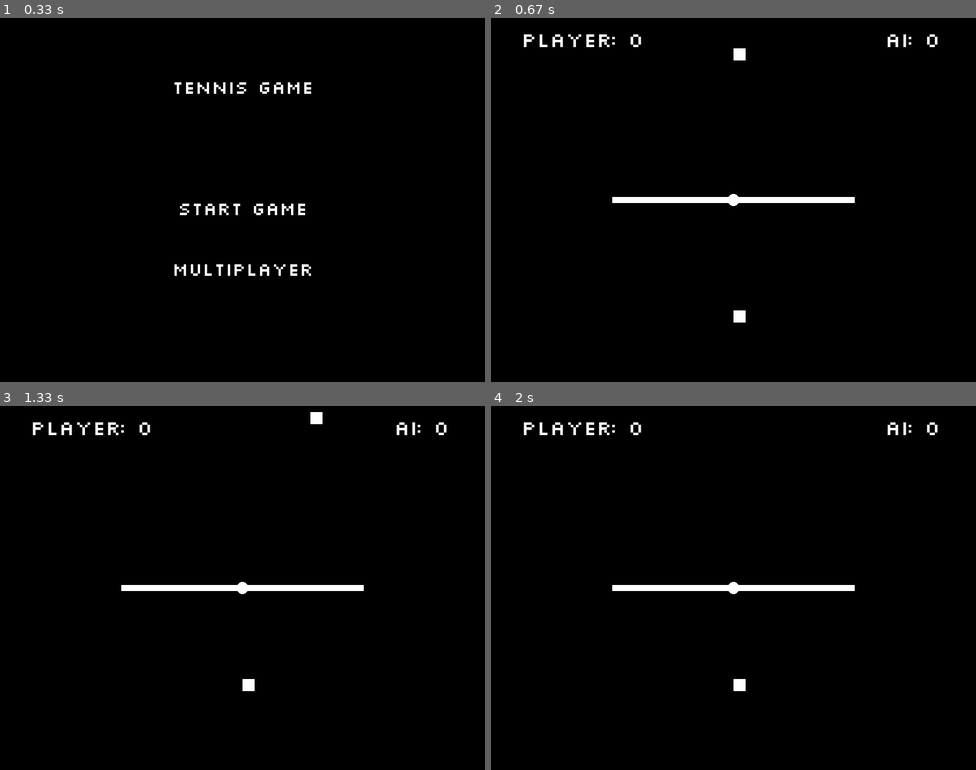
Above: before the commit, frames 1-4 (two rows, left to right).
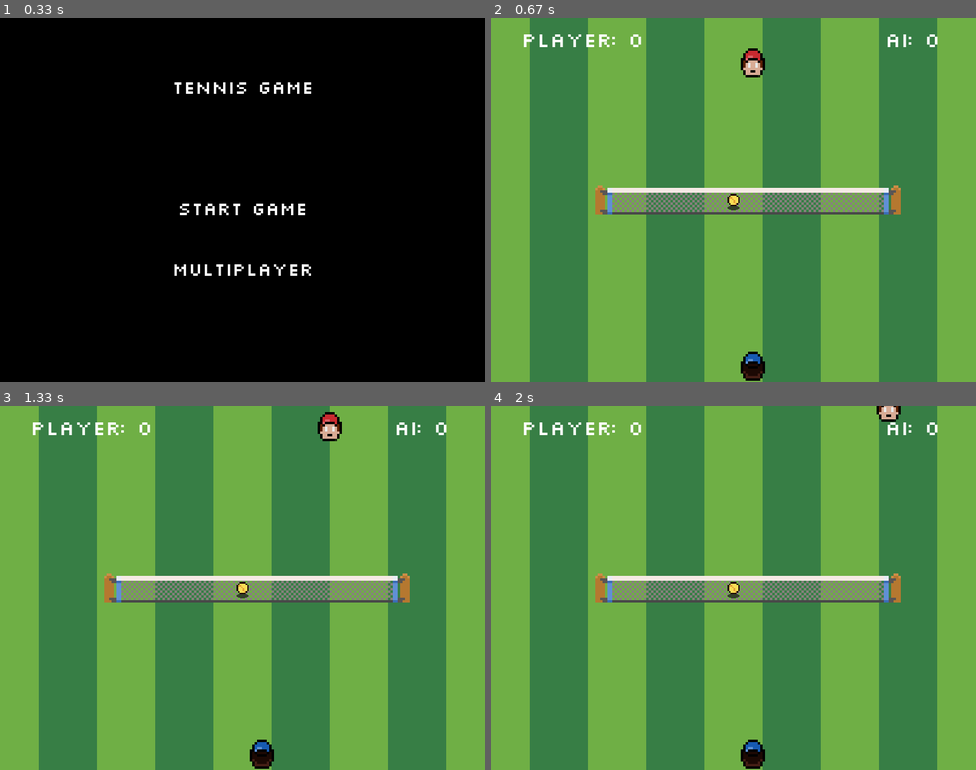
Above: after the commit, the same moments.

Repository: nickbarrie/pygame-tennis
Game: pygame game, started from game.py
Two runs of this game, one before a commit and one after it. Both use one fixed random seed, a clock stepped at 60 frames per second and the inputs below.
Inputs (mouse positions are in pixels of both pictures, inside the frame that each line leads up to):
- Up to frame 1 (0.33 s): no input
- Up to frame 2 (0.67 s): click "Start Game" at 0.38 s
- Up to frame 3 (1.33 s): hold D 0.67-1.13 s; move the mouse to (223, 602) at 0.7 s; hold W from 1.17 s (still down)
- Up to frame 4 (2 s): release W at 1.47 s; hold D 1.5-1.97 s

Frame 1 is identical in both runs. In frame 2, 99% of the frame differs, in the area x 0-100%, y 0-100%; in frame 3, 99%; in frame 4, 99%.

Commit message:
added graphics

Diff:
--- a/ball.py
+++ b/ball.py
@@ -1,12 +1,13 @@
 import pygame
-from settings import WINDOW_WIDTH, WINDOW_HEIGHT, WHITE
+from settings import WINDOW_WIDTH, WINDOW_HEIGHT, WHITE, SCALE_FACTOR, SPRITE_WIDTH, GRAY
 
 
-class Ball:
+class Ball(pygame.sprite.Sprite):
 
 
 
-    def __init__(self, x, y, z, radius):
+    def __init__(self,sprite_sheet, x, y, z, radius):
+        super().__init__()
         self.x = x
         self.y = y
         self.z = z
@@ -19,6 +20,17 @@
         self.hit_cooldown = 500
         self.bounce_count = 0
         self.in_play = False
+        self.angle = 0
+
+        if sprite_sheet is not None:
+            self.image = pygame.Surface((SPRITE_WIDTH, SPRITE_WIDTH), pygame.SRCALPHA)
+            self.image.blit(sprite_sheet, (0, 0), (5 * SPRITE_WIDTH, 0, SPRITE_WIDTH, SPRITE_WIDTH))
+
+            self.rect = self.image.get_rect()  # Create a rect from the image size
+            self.rect.center = (x, y)  # Set initial position
+        else:
+            self.rect = pygame.Rect(x - radius, y - radius, radius , radius )
+            self.rect.center = (x, y)
 
     def check_net_collision(self, net):
         if self.z <= net.height:
@@ -69,14 +81,25 @@
             self.speed_z *= -0.8
             self.bounce_count += 1
 
+    def apply_spin(self):
+        if self.speed_y > 0:
+            self.angle -= 5  # Spin clockwise when moving down
+        else:
+            self.angle += 5  # Spin counter-clockwise when moving up
+
+        self.angle %= 360
+
     def move(self):
         self.x += self.speed_x
         self.y += self.speed_y
         self.z += self.speed_z
 
+        self.rect.center = (self.x, self.y)
+
         self.apply_bounce()
         self.apply_friction()
         self.apply_gravity()
+        self.apply_spin()
 
 
     def scale_radius(self, min_z, max_z, min_radius, max_radius):
@@ -84,12 +107,36 @@
         return min_radius + (max_radius - min_radius) * ((z - min_z) / (max_z - min_z))
 
     def draw(self,screen):
+
         min_z = 0
         max_z = 100
         min_radius = 10
         max_radius = 30
         scaled_radius = self.scale_radius(min_z, max_z, min_radius, max_radius)
-        pygame.draw.circle(screen, WHITE, (int(self.x), int(self.y)), int(scaled_radius))
+
+
+        scaled_image = pygame.transform.scale(self.image, (int(SCALE_FACTOR * scaled_radius), int(SCALE_FACTOR * scaled_radius)))
+        scaled_rotated_image = pygame.transform.rotate(scaled_image, self.angle)
+        rotated_rect = scaled_rotated_image.get_rect(center=(self.x, self.y))
+
+
+            # Draw the shadow
+        shadow_width = int(scaled_radius * (2 - self.z / max_z))  # Shadow gets smaller as the ball goes higher
+        shadow_height = int(scaled_radius * .7 * (1.2 - self.z / max_z))  # Shadow height also reduces
+        shadow_color = (0, 0, 0, int(150 * (1 - self.z / max_z)))  # Shadow gets more transparent as the ball rises
+
+        # Create a surface for the shadow with alpha transparency
+        shadow_surface = pygame.Surface((shadow_width, shadow_height), pygame.SRCALPHA)
+        pygame.draw.ellipse(shadow_surface, shadow_color, shadow_surface.get_rect())
+
+        # Calculate shadow position (directly below the ball)
+        shadow_x = self.x - shadow_width // 2
+        shadow_y = self.y + scaled_radius // 2 + self.z * SCALE_FACTOR  # The shadow is slightly below the ball's y-position
+
+        # Draw the shadow on the screen
+        screen.blit(shadow_surface, (shadow_x, shadow_y))
+
+        screen.blit(scaled_rotated_image, rotated_rect.topleft)
 
     def can_be_hit(self):
         current_time = pygame.time.get_ticks()
--- a/game.py
+++ b/game.py
@@ -11,25 +11,26 @@
 from menu import Menu
 
 class Game:
-    def __init__(self, screen, ball_x ,ball_y, ball_z, ball_radius):
+    def __init__(self, screen, sprite_sheet, ball_x ,ball_y, ball_z, ball_radius):
 
 
 
         self.net_width = WINDOW_WIDTH // 2
-        self.net_height = 10  # Half of the window height
+        self.net_height = 16  # Half of the window height
 
         # Main game loop
         self.clock = pygame.time.Clock()
 
-        self.player = Player(WINDOW_WIDTH // 2, 50, 4, 1)
-
-        self.ai_player = AIPlayer(WINDOW_WIDTH // 2, WINDOW_HEIGHT - 100 // 2, 4, -1)
-
-        self.ball = Ball(ball_x ,ball_y, ball_z, ball_radius)
+        self.top_player = Player(sprite_sheet,WINDOW_WIDTH // 2, 50, 4, 1)
+
+        self.bottom_player = AIPlayer(sprite_sheet,WINDOW_WIDTH // 2, WINDOW_HEIGHT - 100 // 2, 4, -1)
+
+        self.ball = Ball(sprite_sheet, ball_x ,ball_y, ball_z, ball_radius)
 
         self.power_bar = PowerBar(50, 50, 20, 150, 0, 100)
 
-        self.net = Net(self.net_width, self.net_height)
+        self.net = Net(sprite_sheet, self.net_width, self.net_height)
+
 
         self.font = pygame.font.Font('silkscreen.ttf', 36)
         self.screen = screen
@@ -43,14 +44,28 @@
         self.client = None
         self.player_id = 0  # Player's ID (0 or 1 for multiplayer)
 
+        self.grass_sprite = self.get_sprite(sprite_sheet, 48, 0, 16, 16)
+
     def set_state(self, new_state):
         self.game_state = new_state
 
+    def get_sprite(self, sprite_sheet, x, y, width, height):
+        """Extracts a sprite from the sprite sheet."""
+        sprite = pygame.Surface((width, height), pygame.SRCALPHA)
+        sprite.blit(sprite_sheet, (0, 0), (x, y, width, height))
+        return sprite
+
+    def draw_grass(self):
+        """Fill the screen with the grass sprite."""
+        scaled_image = pygame.transform.scale(self.grass_sprite, (16 * SCALE_FACTOR * 3, 16 * SCALE_FACTOR * 3))
+        for y in range(0, WINDOW_HEIGHT, 16 * SCALE_FACTOR * 3):  # Step by sprite height
+            for x in range(-32, WINDOW_WIDTH, 16 * SCALE_FACTOR * 3):  # Step by sprite width
+                self.screen.blit(scaled_image, (x, y))  # Draw grass at (x, y)
 
     def draw_scores(self):
         # Render the text for both player and AI scores
-        player_text = self.font.render(f"Player: {self.player.score}", True, WHITE)
-        ai_text = self.font.render(f"AI: {self.ai_player.score}", True, WHITE)
+        player_text = self.font.render(f"Player: {self.top_player.score}", True, WHITE)
+        ai_text = self.font.render(f"AI: {self.bottom_player.score}", True, WHITE)
 
         # Display the scores in the top left and right corners
         self.screen.blit(player_text, (50, 20))
@@ -58,38 +73,38 @@
 
     def check_point(self):
         if self.ball.y < 0:
-            self.ai_player.score += 1
+            self.bottom_player.score += 1
             self.ball.reset_ball()
 
         if self.ball.y > WINDOW_HEIGHT:
-            self.player.score += 1
+            self.top_player.score += 1
             self.ball.reset_ball()
 
         # if ball bouces outside the court
         if (self.ball.x > self.net.x + self.net.width or self.ball.x < self.net.x) and self.ball.z <= 1:
             if self.ball.speed_y > 0:
-                self.ai_player.score += 1
+                self.bottom_player.score += 1
             else:
-                self.player.score += 1
+                self.top_player.score += 1
             self.ball.reset_ball()
 
     def connect_to_server(self):
         """ Connect to the multiplayer server """
         self.client = socket.socket(socket.AF_INET, socket.SOCK_STREAM)
-        self.client.connect(('localhost', 5555))  # Connect to the server
+        self.client.connect(('172.20.0.84', 5555))  # Connect to the server
         self.player_id = pickle.loads(self.client.recv(2048))  # Receive player ID from the server
         print(f"Connected to the server as player {self.player_id}")
 
         if self.player_id == 0:
-            self.local_player = self.player  # Player 1
-            self.remote_player = self.ai_player  # Player 2 (opponent)
+            self.local_player = self.top_player  # Player 1
+            self.remote_player = self.bottom_player  # Player 2 (opponent)
         else:
-            self.local_player = self.ai_player  # Player 2
-            self.remote_player = self.player  # Player 1 (opponent)
+            self.local_player = self.bottom_player  # Player 2
+            self.remote_player = self.top_player  # Player 1 (opponent)
 
     def load_single_player(self):
         """ Load single player game state """
-        self.local_player = self.player
+        self.local_player = self.top_player
 
     def send_player_data(self):
         """ Send player data to the server """
@@ -146,6 +161,7 @@
             self.ball.y = game_state['ball']['y']
             self.ball.z = game_state['ball']['z']
             self.ball.served = game_state['ball']['served']
+            self.ball.angle = game_state['ball']['angle']
 
             self.check_point()
 
@@ -186,8 +202,8 @@
 
 
     def update_game(self):
-        self.ai_player.update_ai(self.ball)
-        self.ai_player.update_swing()
+        self.bottom_player.update_ai(self.ball)
+        self.bottom_player.update_swing()
 
         if self.local_player.serving:
             self.ball.served = False
@@ -197,31 +213,31 @@
             self.ball.move()
             self.ball.check_net_collision(self.net)
 
-        if self.player.is_ball_in_swing_area(self.ball) and self.ball.can_be_hit() and self.player.swinging:
-            self.ball.speed_y = self.player.swing_speed_y * self.player.side
-            self.ball.speed_x = self.player.swing_speed_x * Random().choice([-1, 1])
-            self.ball.speed_z = self.player.swing_speed_z
+        if self.top_player.is_ball_in_swing_area(self.ball) and self.ball.can_be_hit() and self.top_player.swinging:
+            self.ball.speed_y = self.top_player.swing_speed_y * self.top_player.side
+            self.ball.speed_x = self.top_player.swing_speed_x * Random().choice([-1, 1])
+            self.ball.speed_z = self.top_player.swing_speed_z
             self.ball.register_hit()
 
-        if self.ai_player.is_ball_in_swing_area(self.ball) and self.ball.can_be_hit():
-            self.ai_player.start_swing()
-            self.ball.speed_y = self.ai_player.swing_speed_y * self.ai_player.side
-            self.ball.speed_x = self.ai_player.swing_speed_x * Random().choice([-1, 1])
-            self.ball.speed_z = self.ai_player.swing_speed_z
+        if self.bottom_player.is_ball_in_swing_area(self.ball) and self.ball.can_be_hit():
+            self.bottom_player.start_swing()
+            self.ball.speed_y = self.bottom_player.swing_speed_y * self.bottom_player.side
+            self.ball.speed_x = self.bottom_player.swing_speed_x * Random().choice([-1, 1])
+            self.ball.speed_z = self.bottom_player.swing_speed_z
             self.ball.register_hit()
 
         self.check_point()
 
     def draw_game(self):
         # Fill the screen with black
-        self.screen.fill(BLACK)
-
-        self.player.draw(self.screen)
-        self.ai_player.draw(self.screen)
-        self.ball.draw(self.screen)
+        self.draw_grass()
+
+        self.top_player.draw(self.screen)
+        self.bottom_player.draw(self.screen)
+
         self.net.draw(self.screen)
         self.draw_scores()
-
+        self.ball.draw(self.screen)
         if not self.ball.served and self.local_player.serving:
             self.power_bar.draw(self.screen)
 
@@ -235,8 +251,10 @@
 
 def game_loop(game_state):
     pygame.init()
+
+
     screen = pygame.display.set_mode((WINDOW_WIDTH, WINDOW_HEIGHT), pygame.RESIZABLE)
-
+    sprite_sheet = pygame.image.load('sprites.png').convert_alpha()
     ball_radius = 5
     ball_x = WINDOW_WIDTH // 2
     ball_y = WINDOW_HEIGHT // 2
@@ -245,7 +263,9 @@
     ball_speed_y = 4
     ball_speed_z = 0
 
-    game = Game(screen, ball_x ,ball_y, ball_z, ball_radius)
+
+
+    game = Game(screen,sprite_sheet, ball_x ,ball_y, ball_z, ball_radius)
     menu = Menu(game.screen)
 
     if game_state == "MULTIPLAYER":
--- a/net.py
+++ b/net.py
@@ -1,12 +1,35 @@
 import pygame
-from settings import WINDOW_WIDTH, WINDOW_HEIGHT, WHITE
+from settings import WINDOW_WIDTH, WINDOW_HEIGHT, WHITE, SCALE_FACTOR
 
-class Net:
-    def __init__(self, width, height):
+class Net(pygame.sprite.Sprite):
+    def __init__(self,sprite_sheet, width, height):
+        self.sprite_width = 16
+        self.sprite_height = 16
+
         self.width = width
         self.height = height
         self.x = (WINDOW_WIDTH - width) // 2  # Center of the window
-        self.y = (WINDOW_HEIGHT - height) // 2  # Middle of the window
+        self.y = (WINDOW_HEIGHT - height) // 2 - (16 * SCALE_FACTOR)/2 # Middle of the window
 
+
+        if sprite_sheet is not None:
+            self.image = pygame.Surface((self.width, self.height), pygame.SRCALPHA)
+            self.image.blit(sprite_sheet, (0, 0), ( 2* self.sprite_width, 0, 16, 16))  # Load sprite from sheet
+            self.post = pygame.Surface((self.width, self.height), pygame.SRCALPHA)
+            self.post.blit(sprite_sheet, (0, 0), ( 4* self.sprite_width, 0, 16, 16))
+            self.rect = self.image.get_rect()  # Create a rect from the image size
+            self.rect.topleft = (self.x, self.y)  # Set initial position
     def draw(self, screen):
-        pygame.draw.rect(screen, WHITE, (self.x, self.y, self.width, self.height))
+        scaled_image = pygame.transform.scale(self.image, (self.rect.width * SCALE_FACTOR, self.rect.height * SCALE_FACTOR))
+        scaled_post = pygame.transform.scale(self.post, (self.rect.width * SCALE_FACTOR, self.rect.height * SCALE_FACTOR))
+
+        scaled_post_flipped = pygame.transform.flip(scaled_post, True, False)
+        net_section = self.sprite_width * SCALE_FACTOR
+        i = 0
+        screen.blit(scaled_post, (self.x- net_section, self.y))
+
+        while i <= self.width:
+            screen.blit(scaled_image, (self.x + i, self.y))
+            i = i + net_section
+            #idk why but the post needs to be adjusted by 1488
+        screen.blit(scaled_post_flipped, (self.x + self.width - 1488, self.y))
--- a/player.py
+++ b/player.py
@@ -1,9 +1,22 @@
 import pygame
-from settings import WHITE, RED, WINDOW_HEIGHT, WINDOW_WIDTH
+import pygame.sprite
+from settings import WHITE, RED, WINDOW_HEIGHT, WINDOW_WIDTH, SCALE_FACTOR
 import random as Random
 
-class Player:
-    def __init__(self, x, y, speed, side):
+class Player(pygame.sprite.Sprite):
+    def __init__(self, sprite_sheet, x, y, speed, side):
+        super().__init__()
+        self.width = 16
+        self.height = 16
+        self.image = pygame.Surface((self.width, self.height), pygame.SRCALPHA)
+
+        if sprite_sheet is not None:
+            if side == 1:
+                self.image.blit(sprite_sheet, (0, 0), (0, 0, self.width, self.height))
+            else:
+                self.image.blit(sprite_sheet, (0, 0), (16, 0, self.width, self.height))
+        self.rect = self.image.get_rect()  # Create a rect from the image size
+        self.rect.topleft = (x, y)  # Set initial position
         self.x = x
         self.y = y
         self.speed = speed
@@ -20,15 +33,24 @@
         self.score = 0
         self.serving = False
 
+
     def move(self, keys):
+
+
         if keys[pygame.K_w]:  # Move up
             self.y -= self.speed
+            self.rect.y -= self.speed
         if keys[pygame.K_s]:  # Move down
             self.y += self.speed
+            self.rect.y += self.speed
         if keys[pygame.K_a]:  # Move left
             self.x -= self.speed
+            self.rect.x -= self.speed
         if keys[pygame.K_d]:  # Move right
             self.x += self.speed
+            self.rect.x += self.speed
+
+
 
     def start_swing(self):
         self.swinging = True
@@ -39,7 +61,9 @@
             self.swinging = False
 
     def draw(self,screen):
-        pygame.draw.rect(screen, WHITE, (self.x, self.y, self.width, self.height))
+        scaled_image = pygame.transform.scale(self.image, (self.rect.width * SCALE_FACTOR, self.rect.height * SCALE_FACTOR))
+
+        screen.blit(scaled_image, self.rect.topleft)
         if self.swinging:
             self.draw_swing(screen)
 
@@ -53,8 +77,8 @@
         return swing_area.colliderect(ball_rect) > 0
 
 class AIPlayer(Player):
-    def __init__(self, x, y, speed, side):
-        super().__init__(x, y, speed, side)
+    def __init__(self,sprite_sheet, x, y, speed, side):
+        super().__init__(sprite_sheet, x, y, speed, side)
 
     def update_ai(self, ball):
 
--- a/server.py
+++ b/server.py
@@ -12,13 +12,13 @@
 
 class GameServer:
     def __init__(self):
-        self.player_1 = Player(100, 50, speed=4, side=1)  # Top player
-        self.player_2 = Player(100, 550, speed=4, side=-1)  # Bottom player
-        self.net = Net(WINDOW_WIDTH // 2, 10)  # Net in the middle
-        self.ball = Ball(WINDOW_WIDTH // 2, WINDOW_HEIGHT // 2, 0, radius=10)  # Ball in the center
+        self.player_1 = Player(None, 100, 50, speed=4, side=1)  # Top player
+        self.player_2 = Player(None, 100, 550, speed=4, side=-1)  # Bottom player
+        self.net = Net(None, WINDOW_WIDTH // 2, 10)  # Net in the middle
+        self.ball = Ball(None, WINDOW_WIDTH // 2, WINDOW_HEIGHT // 2, 0, radius=10)  # Ball in the center
         self.clients = []  # Keep track of connected clients
         self.game_state = {
-            "ball": {"x": self.ball.x, "y": self.ball.y, "z": self.ball.z, "speed_x": self.ball.speed_x, "speed_y": self.ball.speed_y, "served": self.ball.served},
+            "ball": {"x": self.ball.x, "y": self.ball.y, "z": self.ball.z, "speed_x": self.ball.speed_x, "speed_y": self.ball.speed_y, "served": self.ball.served, "angle": self.ball.angle},
             "players": [
                 {"x": self.player_1.x, "y": self.player_1.y, "score": 0, "swinging": False, "serving": False},
                 {"x": self.player_2.x, "y": self.player_2.y, "score": 0, "swinging": False, "serving": False}
@@ -112,14 +112,11 @@
 
         # Move the ball and check for collisions with the net if the ball is served
         if self.ball.served:
+            print("Ball is served")
             self.ball.move()
             self.check_ball_in_play()
 
-        print("can be hit", self.ball.can_be_hit())
-        print("player 1 swing area", self.player_1.is_ball_in_swing_area(self.ball))
-        print("player 2 swing area", self.player_2.is_ball_in_swing_area(self.ball))
-        print("player 1 swinging", self.game_state['players'][0]['swinging'])
-        print("player 2 swinging", self.game_state['players'][1]['swinging'])
+#
 
         # Player 1 Swinging Logic
         if self.player_1.is_ball_in_swing_area(self.ball) and self.ball.can_be_hit() and self.game_state['players'][0]['swinging']:
@@ -144,7 +141,8 @@
             'z': self.ball.z,
             'speed_x': self.ball.speed_x,
             'speed_y': self.ball.speed_y,
-            'served': self.ball.served
+            'served': self.ball.served,
+            'angle': self.ball.angle
         }
 
         self.game_state['players'][0]['score'] = self.player_1.score
@@ -213,7 +211,7 @@
 def start_server():
 
     server = socket.socket(socket.AF_INET, socket.SOCK_STREAM)
-    server.bind(('localhost', 5555))  # Bind to localhost on port 5555
+    server.bind(('172.20.0.84', 5555))  # Bind to localhost on port 5555
     server.listen(2)  # We only need 2 connections for local multiplayer
     game_server = GameServer()
 
--- a/settings.py
+++ b/settings.py
@@ -1,9 +1,12 @@
 # Game settings
 WINDOW_WIDTH = 800
 WINDOW_HEIGHT = 600
+SCALE_FACTOR = 4
+SPRITE_WIDTH = 16
 
 # Colors
 WHITE = (255, 255, 255)
 BLACK = (0, 0, 0)
 RED = (255, 0, 0)
 GREEN = (0, 255, 0)
+GRAY = (128, 128, 128)
Binary file added: sprites.png
Not shown, added: sprites.png~
